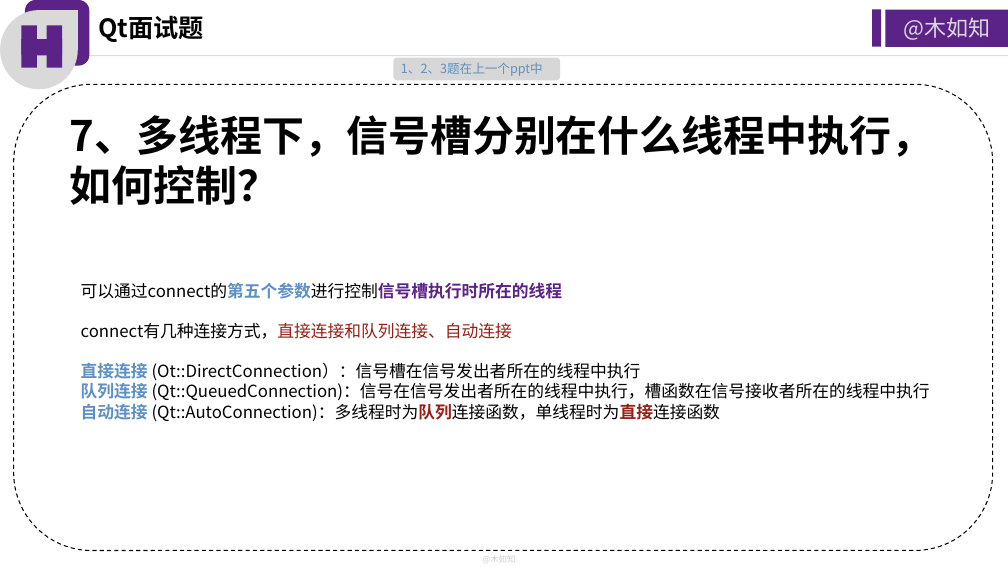
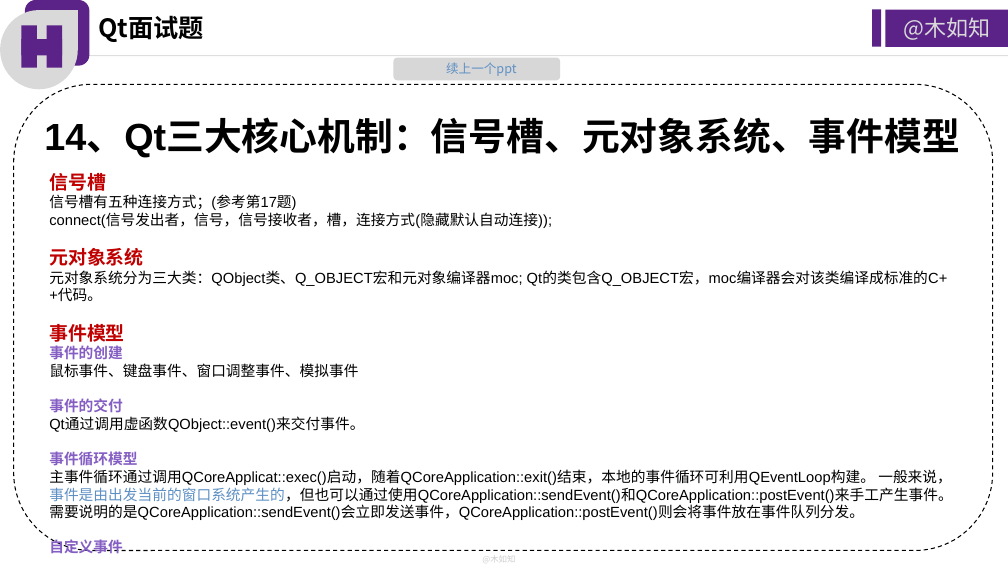
Before and after one commit to huangbaozhi/MuruzNotes, a slide deck: slide 3 of ppt/Qt面试题3.pptx (slide 5 before the commit). Drawn at 1008x567 pixels with LibreOffice and Linux fonts; fonts in the diff are those of the drawing. Boxes give left, top, right and bottom in pixels: in the first picture for what was removed or moved away, otherwise in the second. Text is boxed around its words. In the diff, an @@ line names an element or a change of style, - is before the commit and + after.

```diff
--- a/ppt/Qt面试题3.pptx
+++ b/ppt/Qt面试题3.pptx
@@ text at (x1=446, y1=62, x2=516, y2=76): text changed @@
-1、2、3题在上一个ppt中
+续上一个ppt
@@ text removed at (x1=70, y1=115, x2=934, y2=205) @@
-7、多线程下，信号槽分别在什么线程中执行，如何控制？
@@ text added at (x1=44, y1=120, x2=960, y2=157), 36 pt, text #000000, bold @@
+14、Qt三大核心机制：信号槽、元对象系统、事件模型
@@ text added at (x1=49, y1=173, x2=952, y2=553), 14 pt, text #000000 @@
+信号槽
+信号槽有五种连接方式；(参考第17题)
+connect(信号发出者，信号，信号接收者，槽，连接方式(隐藏默认自动连接));
+元对象系统
+元对象系统分为三大类：QObject类、Q_OBJECT宏和元对象编译器moc; Qt的类包含Q_OBJECT宏，moc编译器会对该类编译成标准的C++代码。
+事件模型
+事件的创建
+鼠标事件、键盘事件、窗口调整事件、模拟事件
+事件的交付
+Qt通过调用虚函数QObject::event()来交付事件。
+事件循环模型
+主事件循环通过调用QCoreApplicat::exec()启动，随着QCoreApplication::exit()结束，本地的事件循环可利用QEventLoop构建。 一般来说，事件是由出发当前的窗口系统产生的，但也可以通过使用QCoreApplication::sendEvent()和QCoreApplication::postEvent()来手工产生事件。需要说明的是QCoreApplication::sendEvent()会立即发送事件，QCoreApplication::postEvent()则会将事件放在事件队列分发。
+自定义事件
@@ text removed at (x1=81, y1=282, x2=930, y2=421) @@
-可以通过connect的第五个参数进行控制信号槽执行时所在的线程
-connect有几种连接方式，直接连接和队列连接、自动连接
-直接连接 (Ot::DirectConnection）：信号槽在信号发出者所在的线程中执行
-队列连接 (Qt::QueuedConnection)：信号在信号发出者所在的线程中执行，槽函数在信号接收者所在的线程中执行
-自动连接 (Qt::AutoConnection)：多线程时为队列连接函数，单线程时为直接连接函数
```
Also in this commit, not shown: 6 other slides changed, 1 slide removed, 6 other files.
